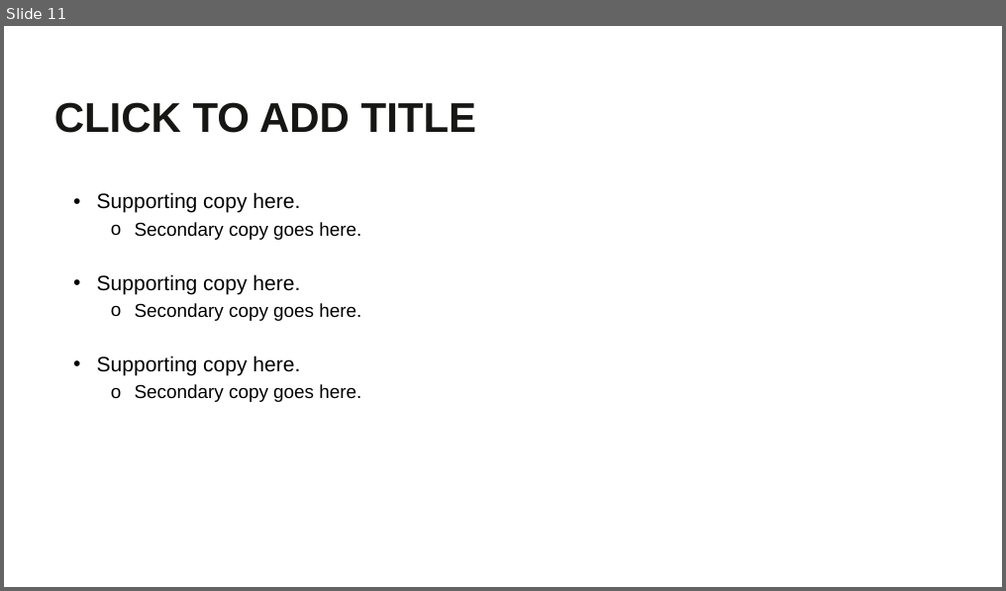
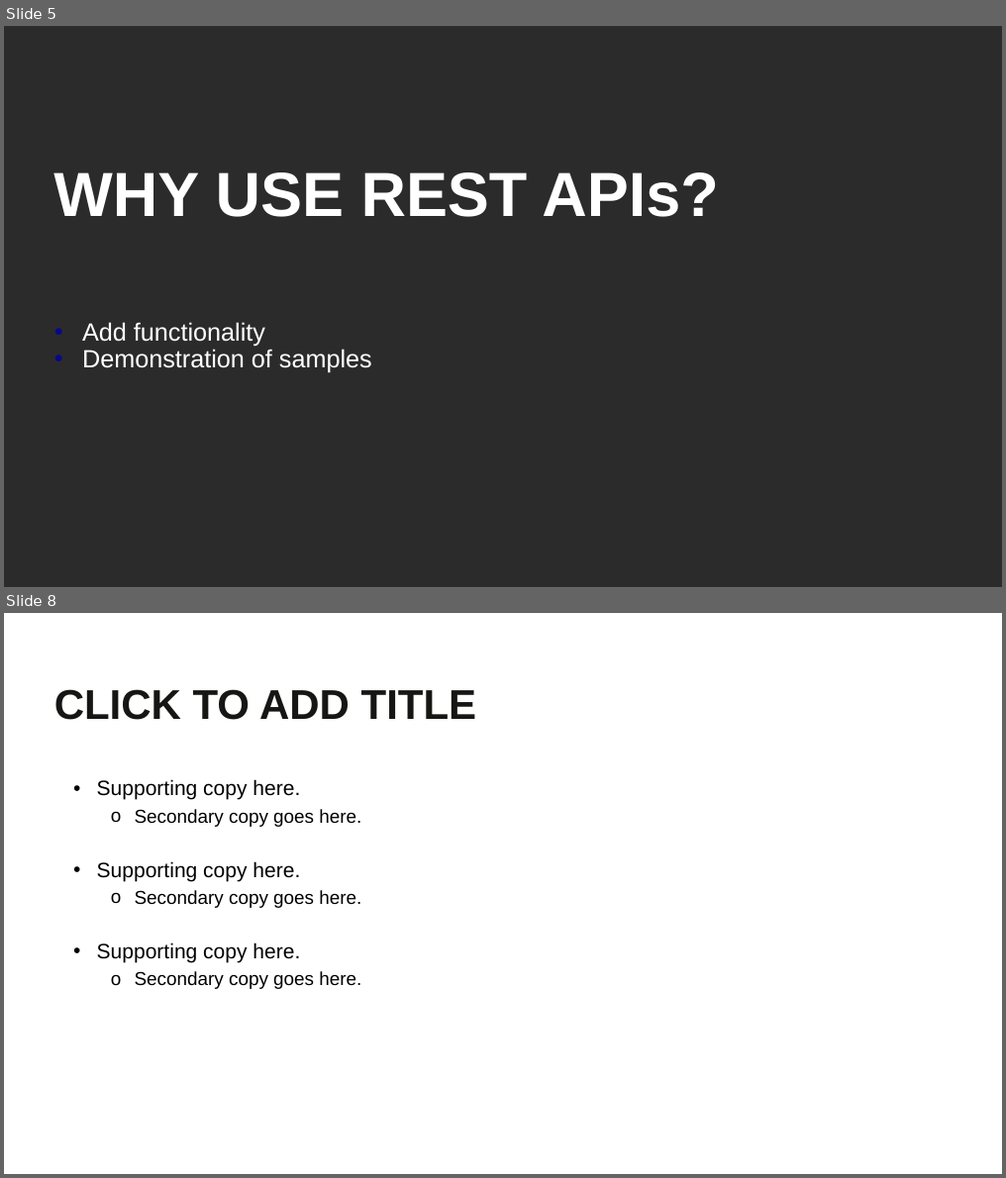
Before and after one commit to BrightcoveLearning/BCL-LearningSamples, a slide deck: PLAYTV2020/matt-boles-video.pptx. Shown one above the other, each under a label of ours: slide 11 before the commit, slides 5 and 8 after it; the slides between them are not shown. The pictures are 1006x591 and 1006x1178 pixels, drawn with LibreOffice and Linux fonts; fonts in the diff are those of the drawing; background and template pictures are left out; a plain dark background stands for a picture behind light text. Boxes give left, top, right and bottom in pixels: in the first picture for what was removed or moved away, otherwise in the second. Text is boxed around its words. In the diff, an @@ line names an element or a change of style, - is before the commit and + after.

```diff
--- a/PLAYTV2020/matt-boles-video.pptx
+++ b/PLAYTV2020/matt-boles-video.pptx
@@ slide 5 added at (4, 26, 1002, 587), background picture (left out) @@
@@ title added at (54, 173, 718, 217), 60 pt, text #FFFFFF, bold @@
+WHY USE REST APIs?
@@ text added at (82, 322, 372, 373), 24 pt, text #FFFFFF @@
+• Add functionality
+• Demonstration of samples
@@ what was slide 11 is now slide 8 @@
```
Also in this commit, not shown: 1 slide changed, 7 other slides added, 3 slides removed, 1 other file.
